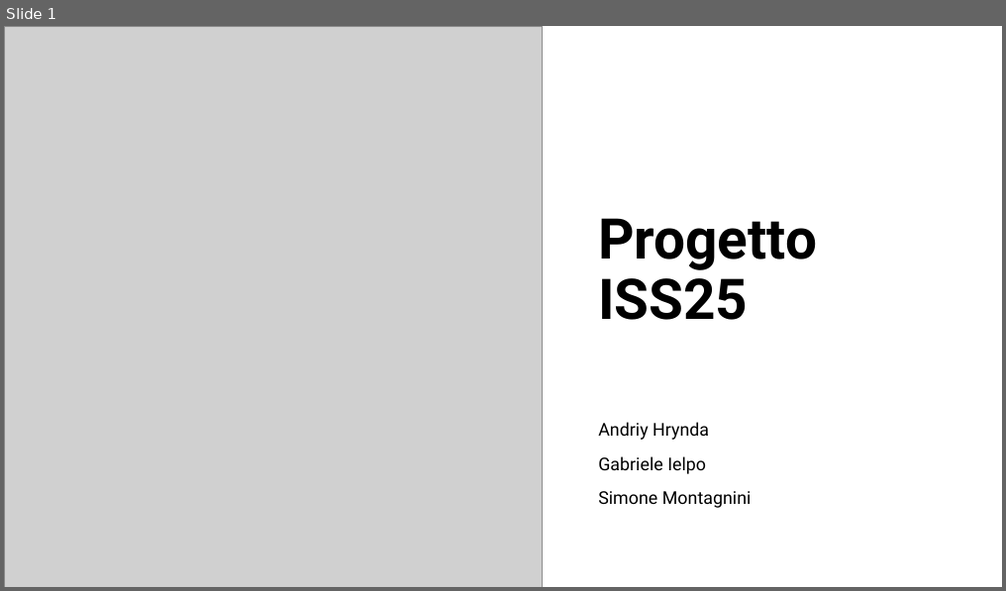
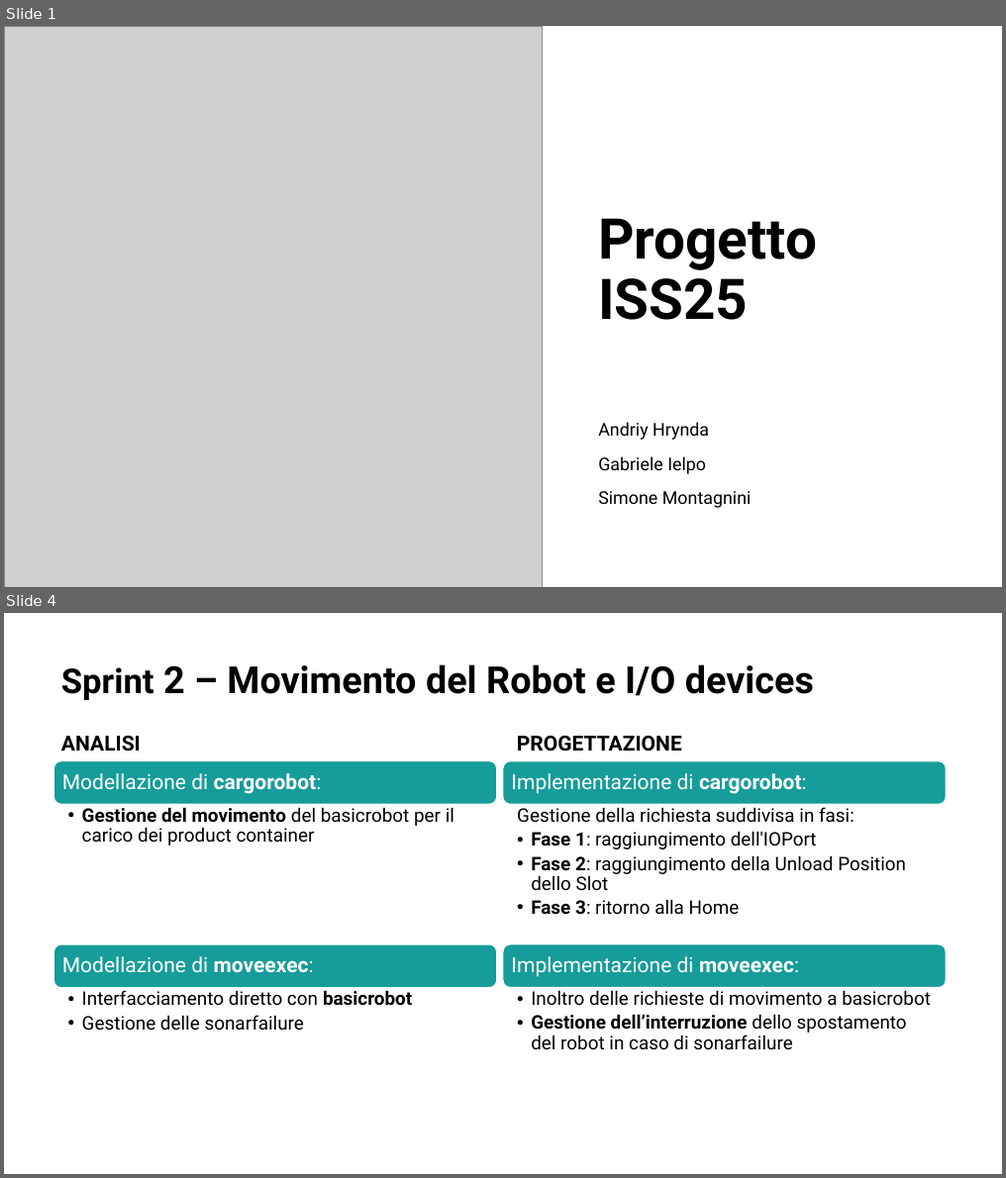
Before and after one commit to simonemontagnini02/ProgettoISS25, a slide deck: Presentazione/Progetto_ISS25.pptx. Shown one above the other, each under a label of ours: slide 1 before the commit, slides 1 and 4 after it; the slides between them are not shown. The pictures are 1006x591 and 1006x1178 pixels, drawn with LibreOffice and Linux fonts; fonts in the diff are those of the drawing; grey boxes stand for pictures. Boxes give left, top, right and bottom in pixels: in the first picture for what was removed or moved away, otherwise in the second. Text is boxed around its words. In the diff, an @@ line names an element or a change of style, - is before the commit and + after.

```diff
--- a/Presentazione/Progetto_ISS25.pptx
+++ b/Presentazione/Progetto_ISS25.pptx
@@ slide 4 added at (x1=4, y1=613, x2=1002, y2=1174), background #FFFFFF @@
@@ title added at (x1=61, y1=664, x2=814, y2=700), 36 pt, text #000000, bold @@
+Sprint 2 – Movimento del Robot e I/O devices
@@ text added at (x1=61, y1=736, x2=141, y2=752), 20 pt, text #000000, bold @@
+ANALISI
@@ text added at (x1=517, y1=736, x2=682, y2=752), 20 pt, text #000000, bold @@
+PROGETTAZIONE
@@ group added at (x1=54, y1=761, x2=497, y2=1031): 4 texts, 2 rounded rectangles @@
+Modellazione di cargorobot:
+  • Gestione del movimento del basicrobot per il carico dei product container
+Modellazione di moveexec:
+  • Interfacciamento diretto con basicrobot
+  • Gestione delle sonarfailure
@@ group added at (x1=503, y1=761, x2=946, y2=1051): 4 texts, 2 rounded rectangles @@
+Implementazione di cargorobot:
+  Gestione della richiesta suddivisa in fasi:
+  • Fase 1: raggiungimento dell'IOPort
+  • Fase 2: raggiungimento della Unload Position dello Slot
+  • Fase 3: ritorno alla Home
+Implementazione di moveexec:
+  • Inoltro delle richieste di movimento a basicrobot
+  • Gestione dell’interruzione dello spostamento del robot in caso di sonarfailure
```
Also in this commit, not shown: 1 slide changed, 3 other slides added, 3 slides removed, 2 other files.
